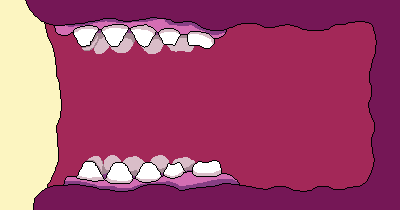
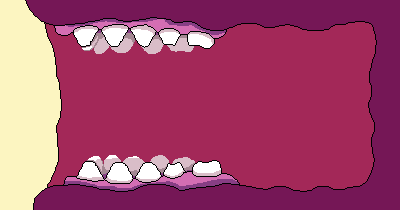
Layered file, before and after one edit (400x210). Changes by layer:
painted on "Edges" over [82, 46, 139, 161]
painted on "teeth background" over [82, 46, 139, 161]
